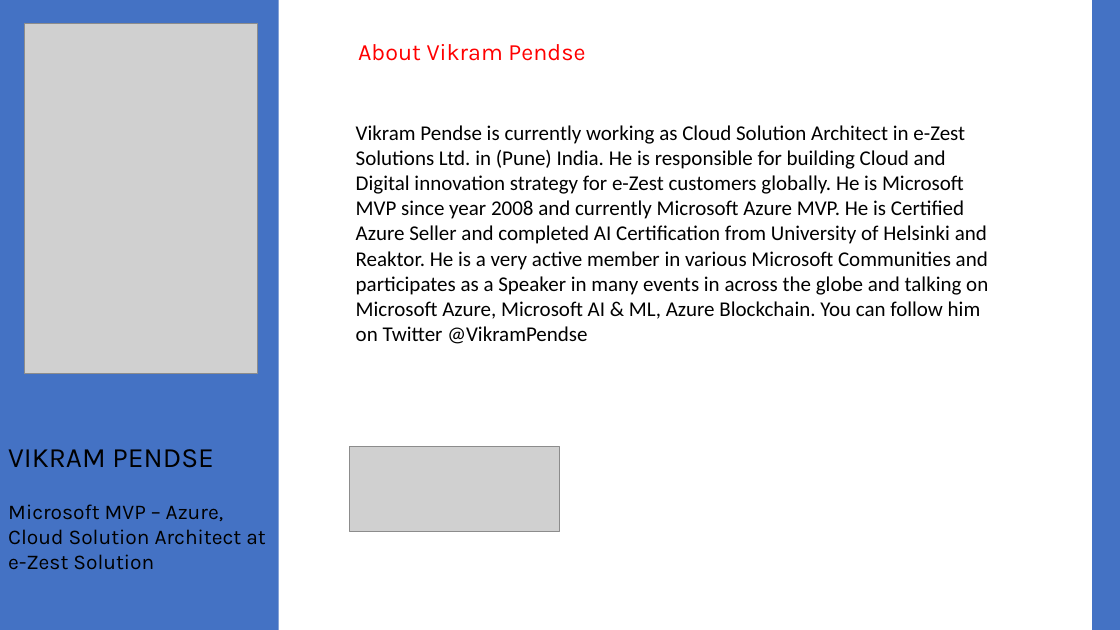
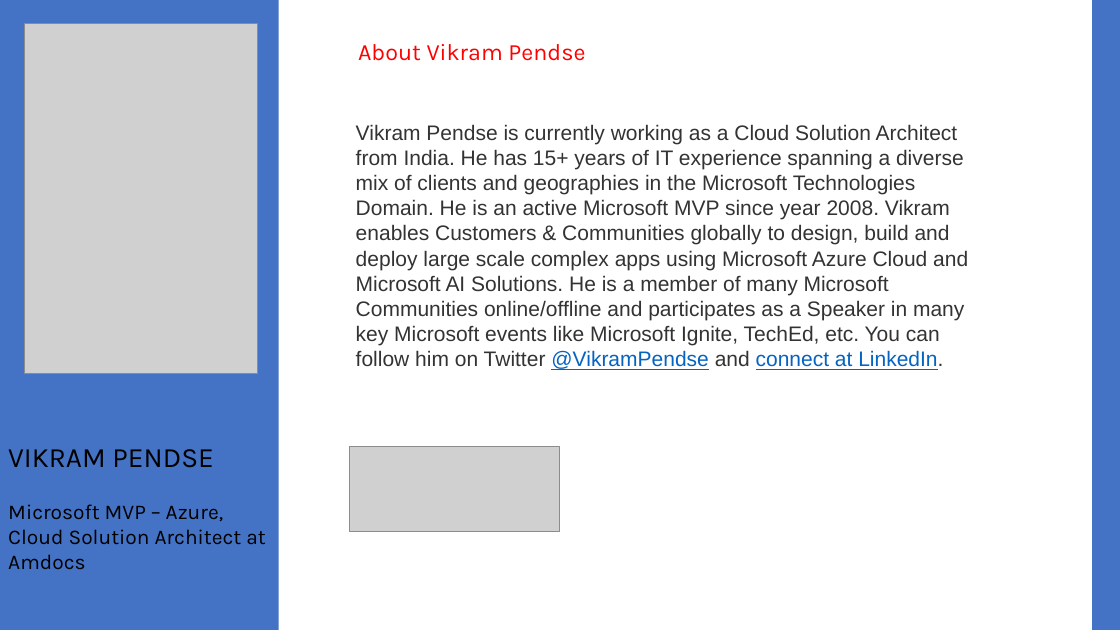
Before and after one commit to VikramPendse/SpeakerProfile, a slide deck: slide 1 of Vikram_Pendse_Speaker_Profile.pptx. Drawn at 1120x630 pixels with LibreOffice and Linux fonts; fonts in the diff are those of the drawing; grey boxes stand for pictures. Boxes give left, top, right and bottom in pixels: in the first picture for what was removed or moved away, otherwise in the second. Text is boxed around its words. In the diff, an @@ line names an element or a change of style, - is before the commit and + after.

Commit message:
Updated version
Updated version

```diff
--- a/Vikram_Pendse_Speaker_Profile.pptx
+++ b/Vikram_Pendse_Speaker_Profile.pptx
@@ text at bbox=[356, 124, 968, 370]: text changed; font Calibri to Arial; text colour #000000 to #333333 @@
-Vikram Pendse is currently working as Cloud Solution Architect in e-Zest Solutions Ltd. in (Pune) India. He is responsible for building Cloud and Digital innovation strategy for e-Zest customers globally. He is Microsoft MVP since year 2008 and currently Microsoft Azure MVP. He is Certified Azure Seller and completed AI Certification from University of Helsinki and Reaktor. He is a very active member in various Microsoft Communities and participates as a Speaker in many events in across the globe and talking on Microsoft Azure, Microsoft AI & ML, Azure Blockchain. You can follow him on Twitter @VikramPendse
+Vikram Pendse is currently working as a Cloud Solution Architect from India. He has 15+ years of IT experience spanning a diverse mix of clients and geographies in the Microsoft Technologies Domain. He is an active Microsoft MVP since year 2008. Vikram enables Customers & Communities globally to design, build and deploy large scale complex apps using Microsoft Azure Cloud and Microsoft AI Solutions. He is a member of many Microsoft Communities online/offline and participates as a Speaker in many key Microsoft events like Microsoft Ignite, TechEd, etc. You can follow him on Twitter @VikramPendse and connect at LinkedIn.
@@ text at bbox=[8, 504, 265, 569]: text changed @@
-Microsoft MVP – Azure, Cloud Solution Architect at e-Zest Solution
+Microsoft MVP – Azure, Cloud Solution Architect at Amdocs
```
Also in this commit, not shown: 1 slide added.
